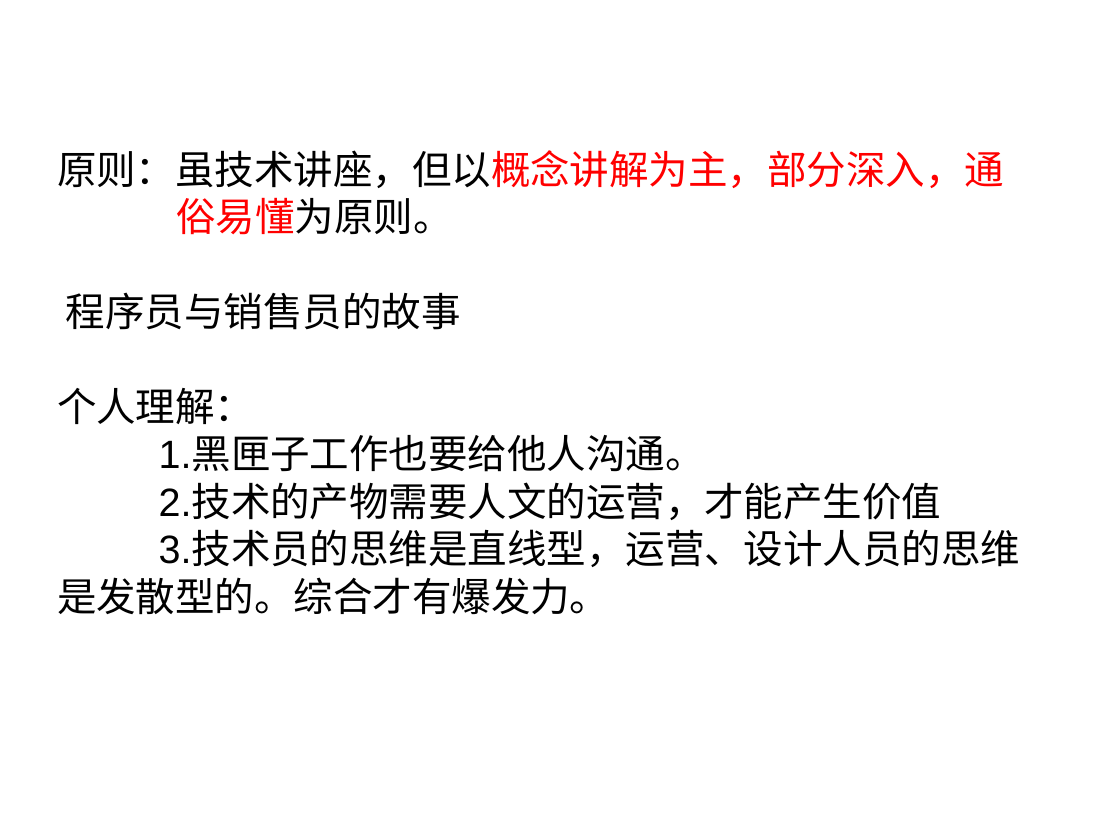
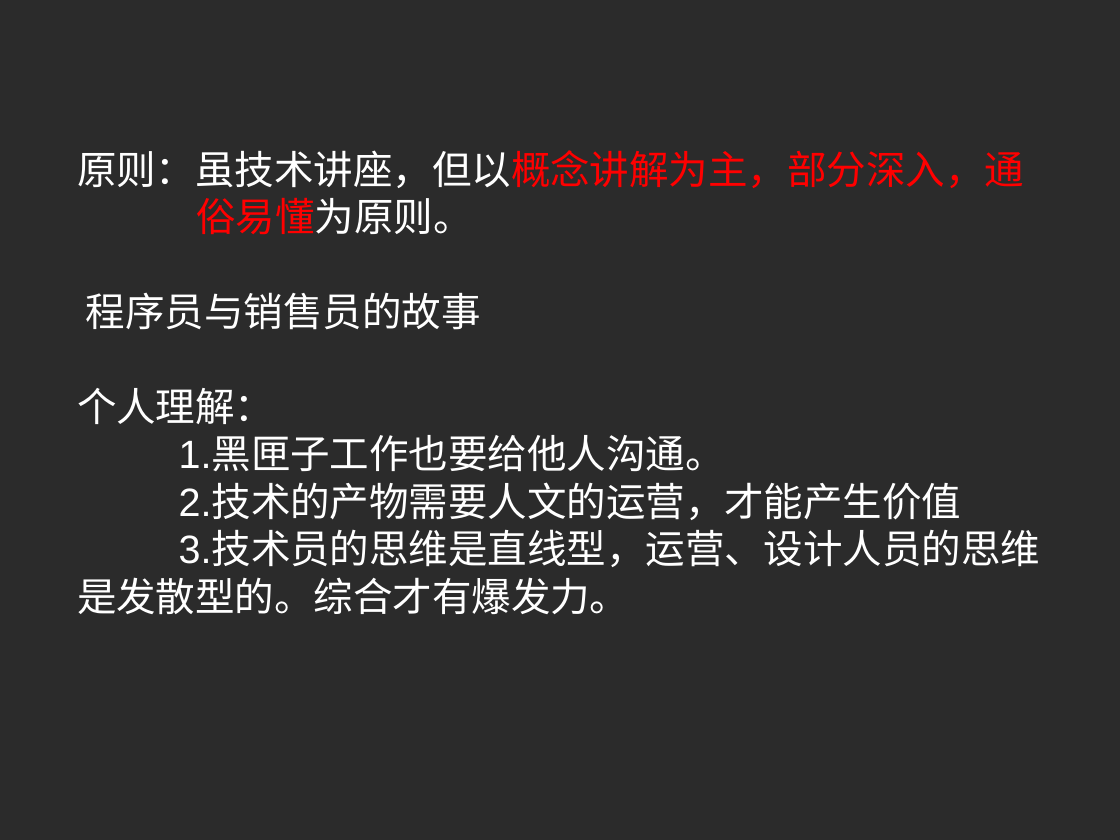
Before and after one commit to sevenler/document, a slide deck: slide 2 of push_operation_for_android.odp. Drawn at 1120x840 pixels with LibreOffice and Linux fonts; fonts in the diff are those of the drawing; background and template pictures are left out; a plain dark background stands for a picture behind light text. Boxes give left, top, right and bottom in pixels: in the first picture for what was removed or moved away, otherwise in the second. Text is boxed around its words. In the diff, an @@ line names an element or a change of style, - is before the commit and + after.

Commit message:
android推送讲座演示稿样式调整

```diff
--- a/push_operation_for_android.odp
+++ b/push_operation_for_android.odp
@@ background #FFFFFF to picture (left out) @@
@@ subtitle "原则：虽技术讲座，但以概念讲解为主，部分深入，通 俗易懂为原则。": place and size @@
-subtitle "原则：虽技术讲座，但以概念讲解为主，部分深入，通 俗易懂为原则。" at (57,150,1020,615)
+subtitle "原则：虽技术讲座，但以概念讲解为主，部分深入，通 俗易懂为原则。" at (77,150,1040,614)
@@ subtitle "原则：虽技术讲座，但以概念讲解为主，部分深入，通 俗易懂为原则。" at (77,150,1040,614): text colour #000000 to #FFFFFF in "原则：虽技术讲座，但以概念讲解为主，部分深入，通 俗易懂为原则。", "程序员与销售员的故事", "个人理解：", "1.黑匣子工作也要给他人沟通。" and 2 more places @@
```
Also in this commit, not shown: 9 other slides changed, 3 slides added.
